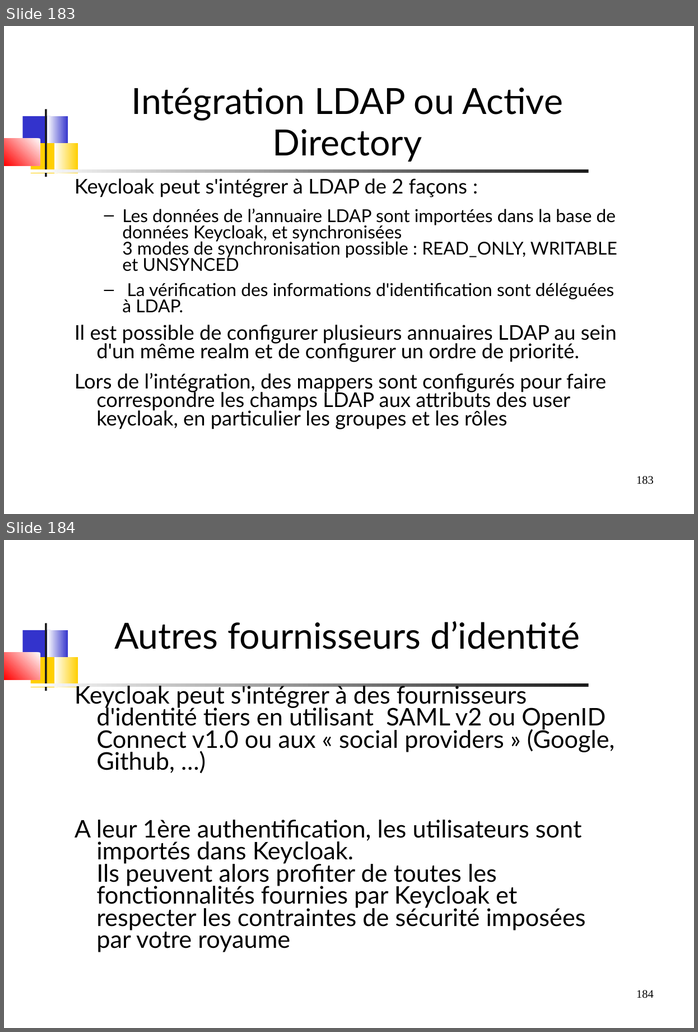
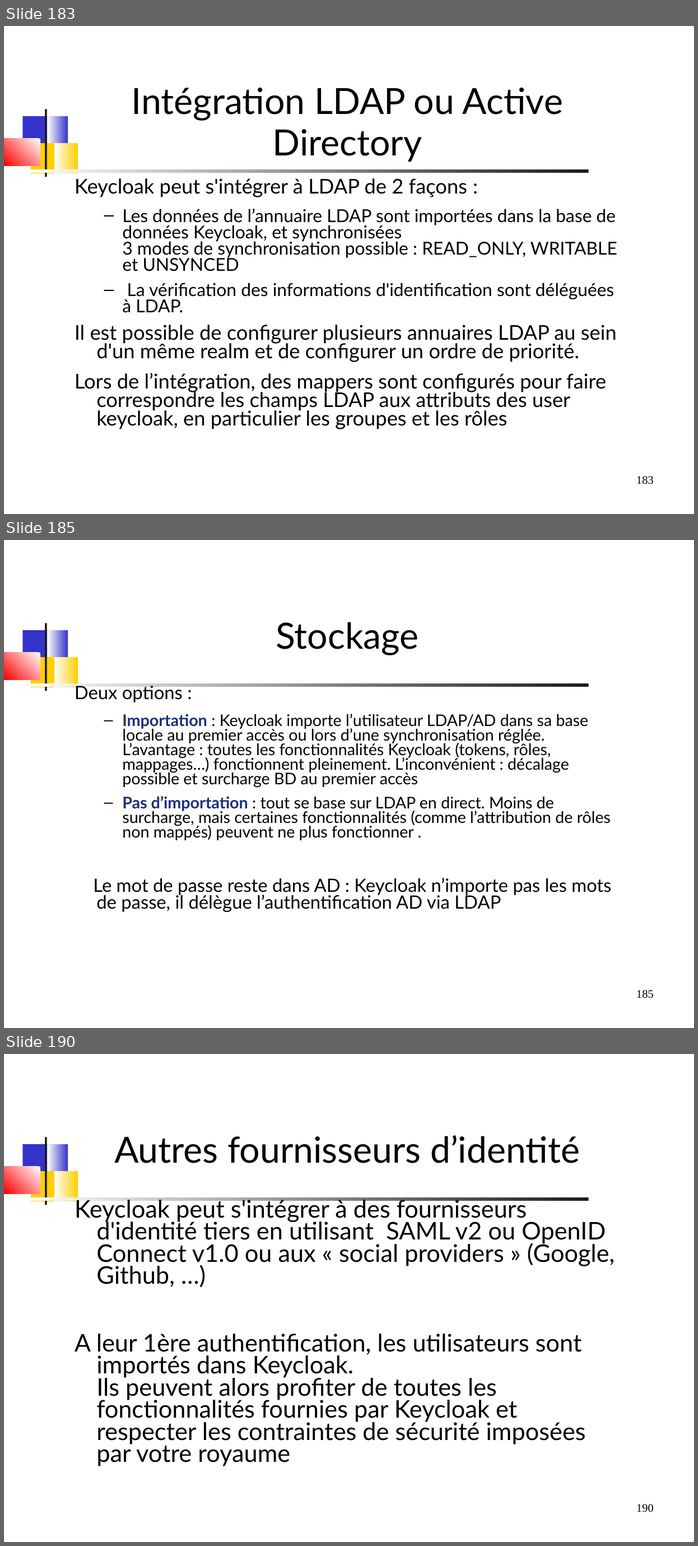
Before and after one commit to dthibau/keycloak, a slide deck: Keycloak.odp. Shown one above the other, each under a label of ours: slides 183 and 184 before the commit, slides 183, 185 and 190 after it; the slides between them are not shown. The pictures are 698x1032 and 698x1546 pixels, drawn with LibreOffice and Linux fonts; fonts in the diff are those of the drawing. Boxes give left, top, right and bottom in pixels: in the first picture for what was removed or moved away, otherwise in the second. Text is boxed around its words. In the diff, an @@ line names an element or a change of style, - is before the commit and + after.

Commit message:
Ajout Atelier LDAP

```diff
--- a/Keycloak.odp
+++ b/Keycloak.odp
@@ slide 185 added at (4,540,694,1028), background #FFFFFF; not listed: 8 template elements that a slide beside it also shows @@
@@ title added at (276,622,418,655), 44 pt, text #000000 @@
+Stockage
@@ text added at (75,683,611,912), 19.6 pt, text #000000 @@
+Deux options :
+  – Importation : Keycloak importe l’utilisateur LDAP/AD dans sa base locale au premier accès ou lors d’une synchronisation réglée. L’avantage : toutes les fonctionnalités Keycloak (tokens, rôles, mappages…) fonctionnent pleinement. L’inconvénient : décalage possible et surcharge BD au premier accès
+  – Pas d’importation : tout se base sur LDAP en direct. Moins de surcharge, mais certaines fonctionnalités (comme l’attribution de rôles non mappés) peuvent ne plus fonctionner .
+Le mot de passe reste dans AD : Keycloak n’importe pas les mots de passe, il délègue l’authentification AD via LDAP
@@ what was slide 184 is now slide 190 @@
@@ page number at (636,1504,654,1512): text changed @@
-184
+190
```
Also in this commit, not shown: 5 slides changed, 9 other slides added, 16 other files.
